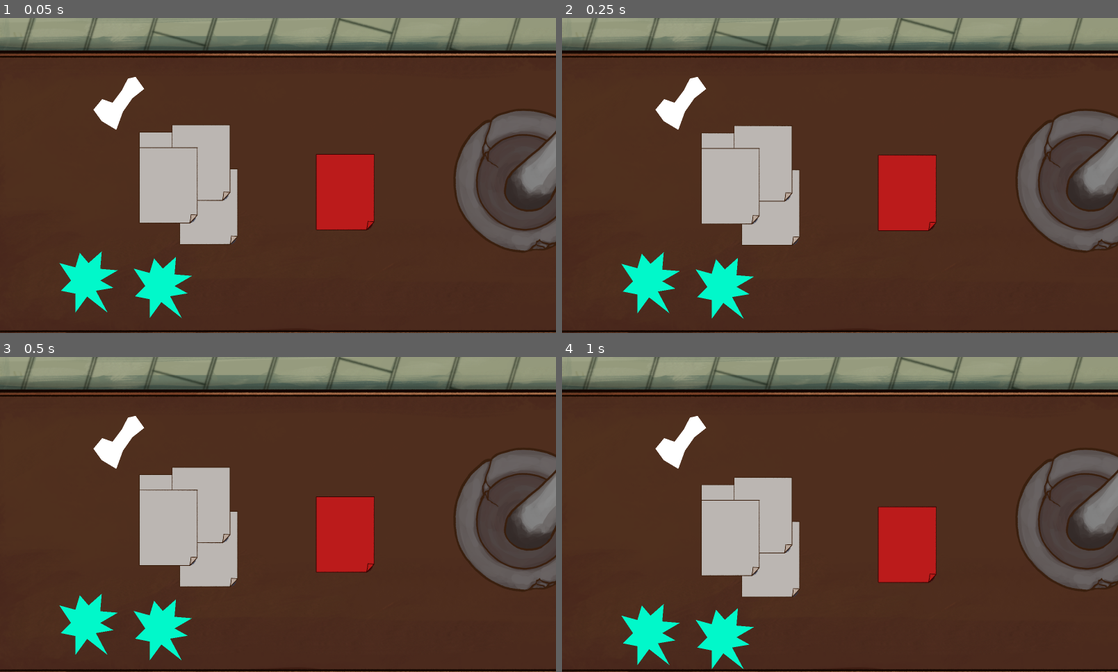
Above: before the commit, frames 1-4 (two rows, left to right).
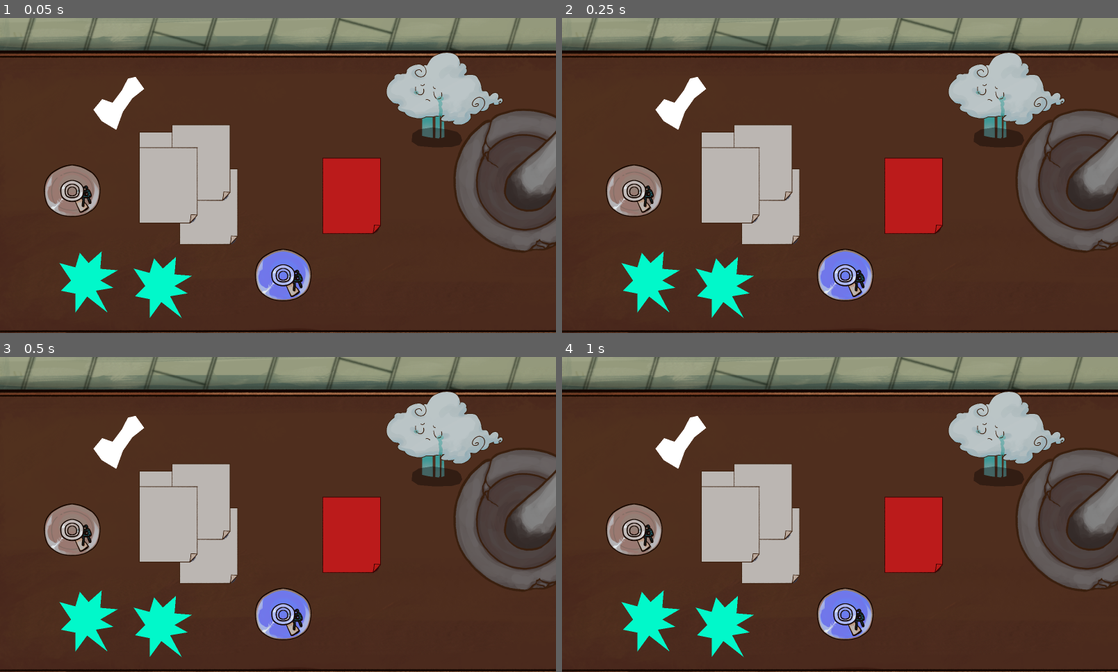
Above: after the commit, the same moments.

Repository: hulien22/ldjam51
Game: Godot game, scene res://src/test/test2.tscn
Same seed, same stepped clock (60 frames per second), same inputs: the game is played once before the commit and once after it. This scene is started directly instead of the project's main scene. The engine's default icon, where the game draws it, is replaced by a stand-in: a white triangle on a blue panel in a dark square.
Inputs (mouse positions are in pixels of both pictures, inside the frame that each line leads up to):
- Up to frame 1 (0.05 s): no input
- Up to frame 2 (0.25 s): no input
- Up to frame 3 (0.5 s): no input
- Up to frame 4 (1 s): move the mouse to (962, 498) at 0.52 s; click (962, 498) at 0.6 s

The runs differ from the first frame. In frame 1, 7.0% of the frame differs, in the area x 7-91%, y 11-95%; in frame 2, 7.5%; in frame 3, 8.1%; in frame 4, 11%, in the area x 7-91%, y 11-100%.

Commit message:
add sample potion

Diff:
--- a/project.godot
+++ b/project.godot
@@ -23,11 +23,17 @@
 "class": "RecipeGenerator",
 "language": "GDScript",
 "path": "res://generate_recipes.gd"
+}, {
+"base": "DraggableBody2D",
+"class": "Station",
+"language": "GDScript",
+"path": "res://src/test/station.gd"
 } ]
 _global_script_class_icons={
 "DraggableBody2D": "",
 "Recipe": "",
-"RecipeGenerator": ""
+"RecipeGenerator": "",
+"Station": ""
 }
 
 [application]
@@ -40,6 +46,10 @@
 
 Click="*res://click.gd"
 RECIPEGENERATOR="*res://generate_recipes.gd"
+
+[debug]
+
+settings/fps/force_fps=60
 
 [display]
 
@@ -62,6 +72,8 @@
 [physics]
 
 common/enable_pause_aware_picking=true
+2d/default_gravity_vector=Vector2( 0, 0 )
+2d/default_linear_damp=3.0
 
 [rendering]
 
--- /dev/null
+++ b/src/test/Potion.gd
@@ -0,0 +1,18 @@
+extends "res://src/test/draggable_rigid.gd"
+
+
+# Declare member variables here. Examples:
+# var a = 2
+# var b = "text"
+
+export var liquid_color:Color = Color8(0,0,0,0)
+
+
+# Called when the node enters the scene tree for the first time.
+func _ready():
+	$PotionFilling.modulate = liquid_color
+
+
+# Called every frame. 'delta' is the elapsed time since the previous frame.
+#func _process(delta):
+#	pass
--- /dev/null
+++ b/src/test/Potion.tscn
@@ -0,0 +1,33 @@
+[gd_scene load_steps=6 format=2]
+
+[ext_resource path="res://src/test/Potion.gd" type="Script" id=1]
+[ext_resource path="res://src/art/filleable_potion_TOP.png" type="Texture" id=2]
+[ext_resource path="res://src/art/filleable_potion_BOTTOM.png" type="Texture" id=3]
+[ext_resource path="res://src/art/potion_WHITE_VERSION.png" type="Texture" id=4]
+
+[sub_resource type="CapsuleShape2D" id=1]
+radius = 174.849
+height = 32.2368
+
+[node name="Potion" type="RigidBody2D"]
+z_index = 5
+collision_layer = 5
+collision_mask = 4100
+can_sleep = false
+script = ExtResource( 1 )
+regular_collision_layer = 7
+movement_collision_layer = 4100
+
+[node name="FilleablePotionBottom" type="Sprite" parent="."]
+texture = ExtResource( 3 )
+
+[node name="PotionFilling" type="Sprite" parent="."]
+texture = ExtResource( 4 )
+
+[node name="FilleablePotionTop" type="Sprite" parent="."]
+texture = ExtResource( 2 )
+
+[node name="CollisionShape2D" type="CollisionShape2D" parent="."]
+visible = false
+rotation = 1.60239
+shape = SubResource( 1 )
--- a/src/test/draggable_rigid.gd
+++ b/src/test/draggable_rigid.gd
@@ -9,6 +9,7 @@
 export var movement_collision_layer = 1 << 12 # layer 13, mask 13 will collide with this
 export var throw_force_multiplier = 1
 export var movement_multiplier = 25
+export var rescale_factor:float = 1.0
 
 var held = false
 var mouse_offset:Vector2
@@ -24,6 +25,8 @@
 func _ready():
 	# stay awake for better collision detection
 	can_sleep = false
+	for child in get_children():
+		child.scale *= rescale_factor
 
 func _physics_process(delta):
 	if held:
--- a/src/test/draggable_rigid.tscn
+++ b/src/test/draggable_rigid.tscn
@@ -16,7 +16,7 @@
 can_sleep = false
 script = ExtResource( 2 )
 
-[node name="no2" type="CollisionShape2D" parent="."]
+[node name="no" type="CollisionShape2D" parent="."]
 shape = SubResource( 2 )
 
 [node name="Icon" type="Sprite" parent="."]
--- a/src/test/test2.tscn
+++ b/src/test/test2.tscn
@@ -1,11 +1,13 @@
-[gd_scene load_steps=10 format=2]
+[gd_scene load_steps=12 format=2]
 
 [ext_resource path="res://src/test/test2.gd" type="Script" id=1]
 [ext_resource path="res://src/test/draggable_rigid.tscn" type="PackedScene" id=2]
 [ext_resource path="res://src/art/mortar.png" type="Texture" id=3]
 [ext_resource path="res://src/art/pestle.png" type="Texture" id=4]
 [ext_resource path="res://src/art/table_v1_inProgress.png" type="Texture" id=5]
+[ext_resource path="res://src/art/rain_cloud_inProgress.png" type="Texture" id=6]
 [ext_resource path="res://src/test/SampleIngredient.tscn" type="PackedScene" id=7]
+[ext_resource path="res://src/test/Potion.tscn" type="PackedScene" id=8]
 
 [sub_resource type="CircleShape2D" id=3]
 radius = 242.464
@@ -25,7 +27,7 @@
 
 [node name="draggable_rigid4" parent="." instance=ExtResource( 2 )]
 modulate = Color( 1, 0.152941, 0.152941, 1 )
-position = Vector2( 1181, 598 )
+position = Vector2( 1203, 611 )
 
 [node name="draggable_rigid2" parent="." instance=ExtResource( 2 )]
 position = Vector2( 576, 522 )
@@ -109,3 +111,23 @@
 
 [node name="MyLine" type="Line2D" parent="."]
 z_index = 4
+
+[node name="RainCloudInProgress" type="Sprite" parent="."]
+position = Vector2( 1521, 265 )
+scale = Vector2( 0.3411, 0.309948 )
+z_index = 25
+texture = ExtResource( 6 )
+
+[node name="Polygon2D" type="Polygon2D" parent="RainCloudInProgress"]
+position = Vector2( -140.722, 442.01 )
+color = Color( 0.00392157, 0.00392157, 0.00392157, 0.376471 )
+polygon = PoolVector2Array( 17.5903, -87.1115, -117.268, -64.5271, -181.765, -19.3582, -190.56, 70.9797, -123.131, 119.375, 43.9756, 135.507, 214.014, 129.054, 290.238, 106.47, 316.623, 58.0743, 301.965, -3.05176e-05, 263.853, -38.7162, 181.765, -61.3007, 82.0874, -77.4325 )
+
+[node name="Potion" parent="." instance=ExtResource( 8 )]
+position = Vector2( 969, 881 )
+rescale_factor = 0.5
+liquid_color = Color( 0.0313726, 0.176471, 0.972549, 1 )
+
+[node name="Potion2" parent="." instance=ExtResource( 8 )]
+position = Vector2( 247, 592 )
+rescale_factor = 0.5
